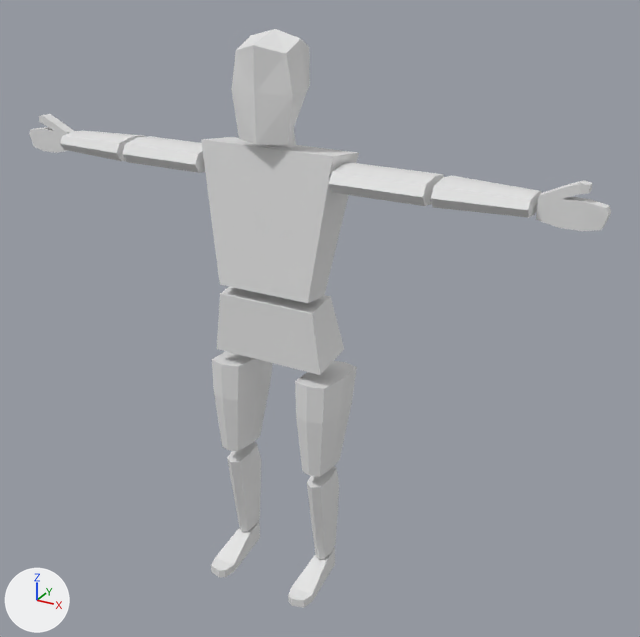
The Blender file BlockMan_section1.blend as it was, and as the next commit left it.
Both versions are drawn from a 50 mm lens placed at (7.07, -11.41, 4.13), pointed at (0.6, 0.37, -1.75). Arrows for +X, +Y and +Z are at lower left; the lights stay in place.
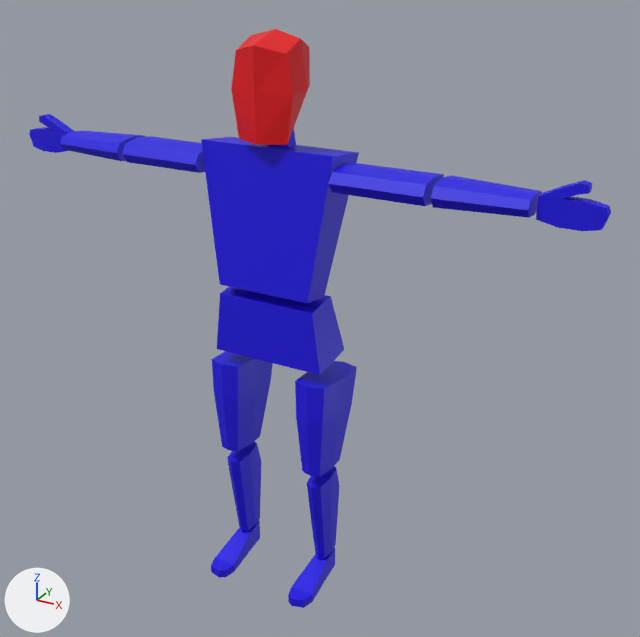
Commit message: add basic materials

Pixel boxes (x1, y1, x2, y2) of what changed, in the pictures (640 x 637 px):
'Torso', recoloured (grey to blue): (201, 137, 359, 303) in both
'Cube.002', recoloured (grey to blue): (212, 351, 357, 477) in both
'Cube.001', recoloured (grey to blue): (217, 287, 344, 375) in both
'Cube.009', recoloured (grey to red): (231, 29, 310, 145) in both
'Cube.006', recoloured (white to blue): (122, 136, 444, 206) in both
'Cube.004', recoloured (white to blue): (60, 131, 542, 218) in both
'Cube.003', recoloured (grey to blue): (227, 441, 339, 559) in both
'Cube.008', recoloured (grey to blue): (29, 114, 611, 231) in both
'Cube.005', recoloured (white to blue): (211, 520, 335, 608) in both

The change, as a diff of the scene's bpy script:
```diff
--- a/BlockMan_section1.blend.py
+++ b/BlockMan_section1.blend.py
@@ mat_material @@
+mat_material = principled_material('Material')
+mat_material.base_color = (0.0116, 0.00229, 0.8)  # blue #1c08e7
@@ mat_red @@
+mat_red = principled_material('Red')
+mat_red.base_color = (0.8, 0.00158, 0.00565)  # red #e70511
@@ me_cube_001 @@
 me_cube_001.from_pydata(...)  # 8 vertices, 5 faces; spans x 0.0..1.16, y -1.0..1.0, z -1.0..1.0
+me_cube_001.materials.append(mat_material)  # blue #1c08e7
@@ me_cube_002 @@
 me_cube_002.from_pydata(...)  # 8 vertices, 5 faces; spans x 0.0..1.0, y -1.0..1.0, z -1.0..1.0
+me_cube_002.materials.append(mat_material)  # blue #1c08e7
@@ me_cube_003 @@
 me_cube_003.from_pydata(...)  # 26 vertices, 24 faces; spans x -1.61..1.61, y -1.61..1.61, z -1.0..1.0
+me_cube_003.materials.append(mat_material)  # blue #1c08e7
@@ me_cube_004 @@
 me_cube_004.from_pydata(...)  # 26 vertices, 24 faces; spans x -1.24..1.24, y -1.24..1.55, z -1.0..1.0
+me_cube_004.materials.append(mat_material)  # blue #1c08e7
@@ me_cube_006 @@
 me_cube_006.from_pydata(...)  # 24 vertices, 22 faces; spans x -2.19..2.19, y -1.47..1.0, z -1.53..1.0
+me_cube_006.materials.append(mat_material)  # blue #1c08e7
@@ me_cube_007 @@
 me_cube_007.from_pydata(...)  # 18 vertices, 16 faces; spans x -1.0..1.0, y -1.0..1.0, z -1.0..1.0
+me_cube_007.materials.append(mat_material)  # blue #1c08e7
@@ me_cube_009 @@
 me_cube_009.from_pydata(...)  # 36 vertices, 34 faces; spans x -2.24..1.0, y -1.0..1.0, z -1.0..1.63
+me_cube_009.materials.append(mat_material)  # blue #1c08e7
@@ me_cube_010 @@
 me_cube_010.from_pydata(...)  # 16 vertices, 11 faces; spans x 0.0..1.25, y -1.09..1.0, z -1.0..1.15
+me_cube_010.materials.append(mat_red)  # red #e70511
@@ me_cube_012 @@
 me_cube_012.from_pydata(...)  # 18 vertices, 16 faces; spans x -1.0..1.0, y -1.0..1.0, z -1.0..1.0
+me_cube_012.materials.append(mat_material)  # blue #1c08e7
```
